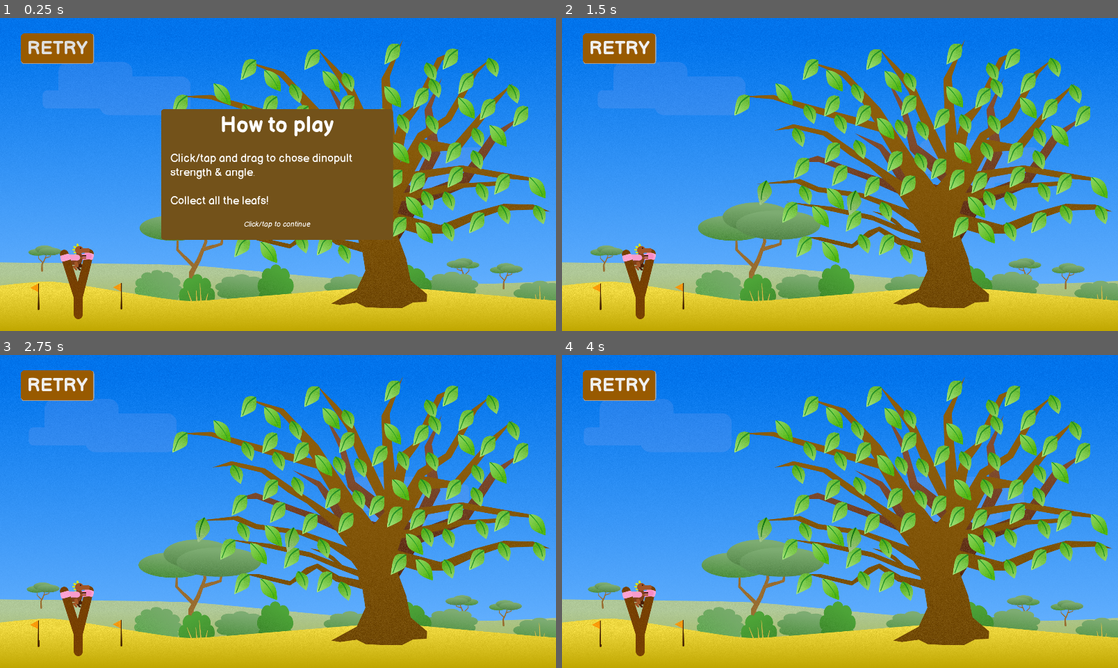
Above: before the commit, frames 1-4 (two rows, left to right).
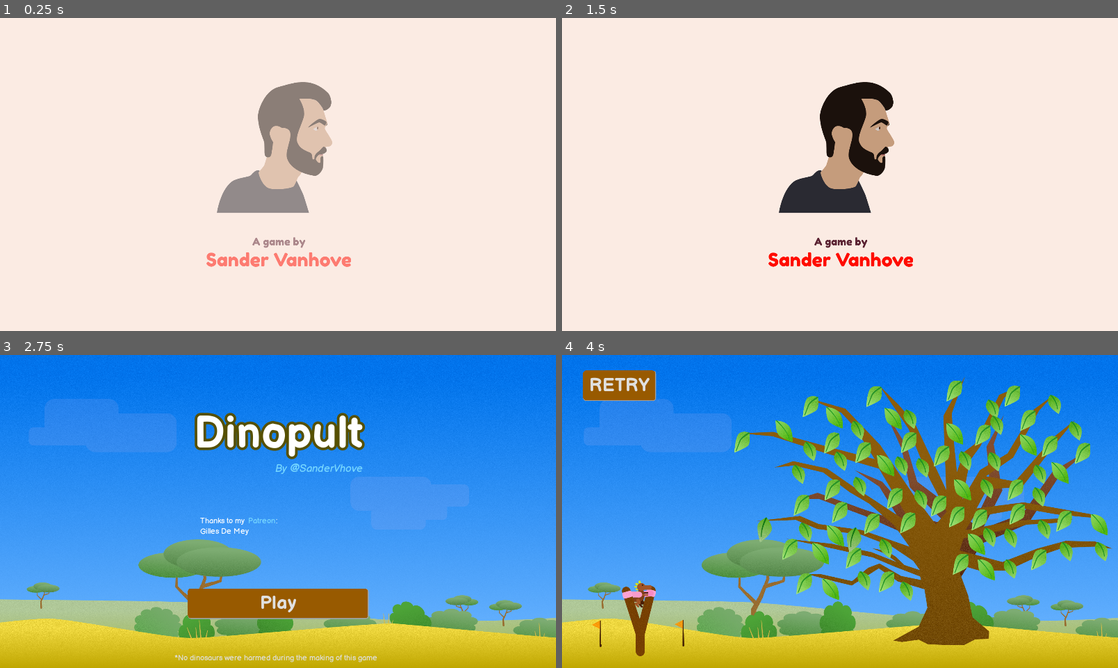
Above: after the commit, the same moments.

Repository: SanderVanhove/dinopult
Game: Godot game, scene res://Screens/Splash/Splash.tscn
The game is run twice, just before and just after one commit, with the same random seed, the same clock (stepped at 60 frames per second) and the same inputs. Before the commit the project starts from res://Screens/Level/Level.tscn.
Inputs (mouse positions are in pixels of both pictures, inside the frame that each line leads up to):
- Up to frame 1 (0.25 s): no input
- Up to frame 2 (1.5 s): click (617, 49) at 0.5 s, where only the run before the commit has a clickable "RETRY"; click (617, 49) at 1.25 s, where only the run before the commit has a clickable "RETRY"
- Up to frame 3 (2.75 s): click (55, 386) at 2 s, where only the run before the commit has a clickable "RETRY"
- Up to frame 4 (4 s): click "RETRY" (after the commit: "Play") at 2.75 s; click "RETRY" at 3.5 s

The runs differ from the first frame. In frame 1, 100% of the frame differs, in the area x 0-100%, y 0-100%; in frame 2, 100%; in frame 3, 27%; in frame 4, less than 0.1%.

Commit message:
Add splash and menu screens

Diff:
--- a/src/Screens/Level/Level.tscn
+++ b/src/Screens/Level/Level.tscn
@@ -459,7 +459,7 @@
 title = "Going again"
 text = "Make sure you get back to the catapult before you stop moving.
 
-If you get stuck, just use the reset button."
+If you get stuck, just use the RETRY button."
 
 [connection signal="fired" from="Catapult" to="." method="_on_Catapult_fired"]
 [connection signal="pressed" from="UI/Button" to="." method="_on_Button_pressed"]
--- /dev/null
+++ b/src/Screens/Menu/Menu.gd
@@ -0,0 +1,23 @@
+extends Node2D
+
+
+func _ready():
+	pass
+
+
+func _on_Label_gui_input(event):
+	if not event as InputEventMouseButton or event.pressed:
+		return
+
+	OS.shell_open("https://twitter.com/SanderVhove")
+
+
+func _on_Button_pressed():
+	get_tree().change_scene("res://Screens/Level/Level.tscn")
+
+
+func _on_Label2_gui_input(event):
+	if not event as InputEventMouseButton or event.pressed:
+		return
+
+	OS.shell_open("https://www.patreon.com/sandervanhove")
--- /dev/null
+++ b/src/Screens/Menu/Menu.tscn
@@ -0,0 +1,240 @@
+[gd_scene load_steps=23 format=2]
+
+[ext_resource path="res://Shaders/wind.gdshader" type="Shader" id=1]
+[ext_resource path="res://Things/UI/BalsamiqSans-Bold.ttf" type="DynamicFontData" id=2]
+[ext_resource path="res://Things/UI/BalsamiqSans-Italic.ttf" type="DynamicFontData" id=3]
+[ext_resource path="res://Screens/Level/foreground_bushes.png" type="Texture" id=4]
+[ext_resource path="res://Screens/Level/distant_ground.png" type="Texture" id=5]
+[ext_resource path="res://Screens/Level/background_bush.png" type="Texture" id=6]
+[ext_resource path="res://Screens/Level/grass.png" type="Texture" id=7]
+[ext_resource path="res://Screens/Level/background.png" type="Texture" id=8]
+[ext_resource path="res://Screens/Level/clouds.png" type="Texture" id=9]
+[ext_resource path="res://Screens/Level/ground.png" type="Texture" id=10]
+[ext_resource path="res://Screens/Menu/Menu.gd" type="Script" id=11]
+[ext_resource path="res://Things/UI/button_normal.tres" type="StyleBox" id=12]
+[ext_resource path="res://Things/UI/button_hover.tres" type="StyleBox" id=13]
+[ext_resource path="res://Things/UI/credits_font.tres" type="DynamicFont" id=14]
+
+[sub_resource type="Shader" id=1]
+code = "shader_type canvas_item;
+
+
+uniform float speed;
+
+
+void fragment () {
+	COLOR = texture(TEXTURE, vec2(UV.x + TIME * speed, UV.y));
+}"
+
+[sub_resource type="ShaderMaterial" id=2]
+shader = SubResource( 1 )
+shader_param/speed = 0.01
+
+[sub_resource type="ShaderMaterial" id=3]
+shader = ExtResource( 1 )
+shader_param/speed = 1.0
+shader_param/minStrength = 0.038
+shader_param/maxStrength = 0.057
+shader_param/strengthScale = 100.0
+shader_param/interval = 6.0
+shader_param/detail = 1.0
+shader_param/distortion = null
+shader_param/heightOffset = null
+shader_param/offset = 0.0
+
+[sub_resource type="ShaderMaterial" id=4]
+shader = ExtResource( 1 )
+shader_param/speed = 1.0
+shader_param/minStrength = 0.028
+shader_param/maxStrength = 0.191
+shader_param/strengthScale = 100.0
+shader_param/interval = 4.0
+shader_param/detail = 2.0
+shader_param/distortion = 1.0
+shader_param/heightOffset = 0.233
+shader_param/offset = 3.0
+
+[sub_resource type="ShaderMaterial" id=5]
+shader = ExtResource( 1 )
+shader_param/speed = 1.0
+shader_param/minStrength = 0.131
+shader_param/maxStrength = 0.3
+shader_param/strengthScale = 100.0
+shader_param/interval = 3.0
+shader_param/detail = 3.0
+shader_param/distortion = 1.0
+shader_param/heightOffset = 0.791
+shader_param/offset = 0.0
+
+[sub_resource type="DynamicFont" id=9]
+size = 155
+outline_size = 9
+outline_color = Color( 0.337255, 0.313726, 0, 1 )
+font_data = ExtResource( 2 )
+
+[sub_resource type="DynamicFont" id=10]
+size = 36
+outline_color = Color( 0.0235294, 0.0745098, 0.568627, 1 )
+font_data = ExtResource( 3 )
+
+[sub_resource type="DynamicFont" id=8]
+size = 65
+font_data = ExtResource( 2 )
+
+[node name="Menu" type="Node2D"]
+script = ExtResource( 11 )
+
+[node name="Environment" type="Node2D" parent="."]
+
+[node name="background" type="Sprite" parent="Environment"]
+texture = ExtResource( 8 )
+centered = false
+
+[node name="distant_ground" type="Sprite" parent="Environment"]
+position = Vector2( 1017.33, 1014.77 )
+texture = ExtResource( 5 )
+
+[node name="clouds" type="Sprite" parent="Environment"]
+material = SubResource( 2 )
+texture = ExtResource( 9 )
+centered = false
+
+[node name="background_bush" type="Sprite" parent="Environment"]
+material = SubResource( 3 )
+position = Vector2( 948.64, 860.723 )
+texture = ExtResource( 6 )
+
+[node name="foreground_bushes" type="Sprite" parent="Environment"]
+material = SubResource( 4 )
+position = Vector2( 1208.96, 842.245 )
+texture = ExtResource( 4 )
+
+[node name="grass" type="Sprite" parent="Environment"]
+material = SubResource( 5 )
+position = Vector2( 1263.03, 936.432 )
+texture = ExtResource( 7 )
+
+[node name="ground" type="Sprite" parent="Environment"]
+position = Vector2( 949.516, 1063.48 )
+texture = ExtResource( 10 )
+
+[node name="Control" type="Control" parent="."]
+margin_right = 1922.0
+margin_bottom = 1082.0
+__meta__ = {
+"_edit_use_anchors_": false
+}
+
+[node name="CenterContainer" type="CenterContainer" parent="Control"]
+anchor_right = 1.0
+anchor_bottom = 1.0
+__meta__ = {
+"_edit_use_anchors_": false
+}
+
+[node name="VBoxContainer" type="VBoxContainer" parent="Control/CenterContainer"]
+margin_left = 667.0
+margin_top = 183.0
+margin_right = 1254.0
+margin_bottom = 898.0
+custom_constants/separation = 400
+
+[node name="VBoxContainer" type="VBoxContainer" parent="Control/CenterContainer/VBoxContainer"]
+margin_right = 587.0
+margin_bottom = 233.0
+custom_constants/separation = 2
+
+[node name="Title" type="Label" parent="Control/CenterContainer/VBoxContainer/VBoxContainer"]
+margin_right = 587.0
+margin_bottom = 187.0
+custom_fonts/font = SubResource( 9 )
+text = "Dinopult"
+
+[node name="Label" type="Label" parent="Control/CenterContainer/VBoxContainer/VBoxContainer"]
+margin_top = 189.0
+margin_right = 587.0
+margin_bottom = 233.0
+mouse_filter = 0
+mouse_default_cursor_shape = 2
+custom_fonts/font = SubResource( 10 )
+custom_colors/font_color = Color( 0.470588, 0.85098, 1, 1 )
+text = "By @SanderVhove"
+align = 2
+
+[node name="Button" type="Button" parent="Control/CenterContainer/VBoxContainer"]
+margin_top = 633.0
+margin_right = 587.0
+margin_bottom = 715.0
+mouse_default_cursor_shape = 2
+custom_styles/hover = ExtResource( 13 )
+custom_styles/pressed = ExtResource( 12 )
+custom_styles/focus = ExtResource( 12 )
+custom_styles/disabled = ExtResource( 12 )
+custom_styles/normal = ExtResource( 12 )
+custom_fonts/font = SubResource( 8 )
+text = "Play"
+__meta__ = {
+"_edit_use_anchors_": false
+}
+
+[node name="Label" type="Label" parent="Control"]
+margin_left = 601.641
+margin_top = 1029.43
+margin_right = 1319.64
+margin_bottom = 1063.43
+custom_fonts/font = ExtResource( 14 )
+custom_colors/font_color = Color( 0.87451, 0.87451, 0.87451, 1 )
+text = "*No dinosaurs were harmed during the making of this game"
+__meta__ = {
+"_edit_use_anchors_": false
+}
+
+[node name="VBoxContainer" type="VBoxContainer" parent="Control"]
+margin_left = 690.916
+margin_top = 556.886
+margin_right = 1161.92
+margin_bottom = 628.886
+__meta__ = {
+"_edit_use_anchors_": false
+}
+
+[node name="HBoxContainer" type="HBoxContainer" parent="Control/VBoxContainer"]
+margin_right = 471.0
+margin_bottom = 34.0
+
+[node name="Label" type="Label" parent="Control/VBoxContainer/HBoxContainer"]
+margin_right = 165.0
+margin_bottom = 34.0
+custom_fonts/font = ExtResource( 14 )
+text = "Thanks to my "
+
+[node name="Label2" type="Label" parent="Control/VBoxContainer/HBoxContainer"]
+margin_left = 169.0
+margin_right = 265.0
+margin_bottom = 34.0
+mouse_filter = 0
+mouse_default_cursor_shape = 2
+custom_fonts/font = ExtResource( 14 )
+custom_colors/font_color = Color( 0.470588, 0.85098, 1, 1 )
+text = "Patreon"
+
+[node name="Label3" type="Label" parent="Control/VBoxContainer/HBoxContainer"]
+margin_left = 269.0
+margin_right = 274.0
+margin_bottom = 34.0
+custom_fonts/font = ExtResource( 14 )
+text = ":"
+
+[node name="Label2" type="Label" parent="Control/VBoxContainer"]
+margin_top = 38.0
+margin_right = 471.0
+margin_bottom = 72.0
+custom_fonts/font = ExtResource( 14 )
+text = "Gilles De Mey"
+__meta__ = {
+"_edit_use_anchors_": false
+}
+
+[connection signal="gui_input" from="Control/CenterContainer/VBoxContainer/VBoxContainer/Label" to="." method="_on_Label_gui_input"]
+[connection signal="pressed" from="Control/CenterContainer/VBoxContainer/Button" to="." method="_on_Button_pressed"]
+[connection signal="gui_input" from="Control/VBoxContainer/HBoxContainer/Label2" to="." method="_on_Label2_gui_input"]
--- /dev/null
+++ b/src/Screens/Splash/Splash.gd
@@ -0,0 +1,14 @@
+extends Node2D
+
+
+onready var logo: TextureRect = $Control/CenterContainer/TextureRect
+onready var tween: Tween = $Tween
+
+
+func _ready():
+	tween.interpolate_property(logo, "modulate:a", 0, 1, .5, Tween.TRANS_SINE, Tween.EASE_OUT_IN)
+	tween.interpolate_property(logo, "modulate:a", 1, 0, .5, Tween.TRANS_SINE, Tween.EASE_OUT_IN, 1.5)
+	tween.start()
+
+	yield(tween, "tween_all_completed")
+	get_tree().change_scene("res://Screens/Menu/Menu.tscn")
--- /dev/null
+++ b/src/Screens/Splash/Splash.tscn
@@ -0,0 +1,32 @@
+[gd_scene load_steps=3 format=2]
+
+[ext_resource path="res://Screens/Splash/Splash.gd" type="Script" id=1]
+[ext_resource path="res://Screens/Splash/splash_screen.png" type="Texture" id=2]
+
+[node name="Splash" type="Node2D"]
+script = ExtResource( 1 )
+
+[node name="Control" type="Control" parent="."]
+margin_right = 1927.0
+margin_bottom = 1079.0
+__meta__ = {
+"_edit_use_anchors_": false
+}
+
+[node name="ColorRect" type="ColorRect" parent="Control"]
+anchor_right = 1.0
+anchor_bottom = 1.0
+color = Color( 0.984314, 0.921569, 0.890196, 1 )
+
+[node name="CenterContainer" type="CenterContainer" parent="Control"]
+anchor_right = 1.0
+anchor_bottom = 1.0
+
+[node name="TextureRect" type="TextureRect" parent="Control/CenterContainer"]
+margin_left = 713.0
+margin_top = 221.0
+margin_right = 1213.0
+margin_bottom = 858.0
+texture = ExtResource( 2 )
+
+[node name="Tween" type="Tween" parent="."]
--- a/src/Things/Leaf/Leaf.tscn
+++ b/src/Things/Leaf/Leaf.tscn
@@ -39,7 +39,7 @@
 
 [node name="CPUParticles2D2" type="CPUParticles2D" parent="."]
 emitting = false
-amount = 50
+amount = 20
 lifetime = 0.2
 one_shot = true
 explosiveness = 0.9
@@ -55,7 +55,7 @@
 
 [node name="CPUParticles2D" type="CPUParticles2D" parent="."]
 emitting = false
-amount = 50
+amount = 20
 lifetime = 0.5
 one_shot = true
 explosiveness = 0.98
--- a/src/Things/UI/Tutorial.tscn
+++ b/src/Things/UI/Tutorial.tscn
@@ -11,6 +11,9 @@
 corner_radius_top_right = 10
 corner_radius_bottom_right = 10
 corner_radius_bottom_left = 10
+shadow_color = Color( 0, 0, 0, 0.611765 )
+shadow_size = 8
+shadow_offset = Vector2( 5, 5 )
 
 [sub_resource type="DynamicFont" id=2]
 size = 76
@@ -50,7 +53,7 @@
 margin_top = 315.0
 margin_right = 1357.0
 margin_bottom = 765.0
-rect_min_size = Vector2( 800, 450 )
+rect_min_size = Vector2( 800, 0 )
 mouse_filter = 1
 mouse_default_cursor_shape = 2
 custom_styles/panel = SubResource( 1 )
@@ -61,14 +64,15 @@
 mouse_filter = 1
 mouse_default_cursor_shape = 2
 custom_constants/margin_right = 30
-custom_constants/margin_top = 12
+custom_constants/margin_top = 16
 custom_constants/margin_left = 30
+custom_constants/margin_bottom = 24
 
 [node name="VBoxContainer" type="VBoxContainer" parent="CenterContainer/PanelContainer/MarginContainer"]
 margin_left = 30.0
-margin_top = 12.0
+margin_top = 16.0
 margin_right = 770.0
-margin_bottom = 450.0
+margin_bottom = 426.0
 mouse_default_cursor_shape = 2
 custom_constants/separation = 43
 
@@ -78,7 +82,6 @@
 mouse_filter = 1
 mouse_default_cursor_shape = 2
 custom_fonts/font = SubResource( 2 )
-text = "How to play"
 align = 1
 
 [node name="RichTextLabel" type="RichTextLabel" parent="CenterContainer/PanelContainer/MarginContainer/VBoxContainer"]
@@ -88,9 +91,6 @@
 mouse_filter = 1
 mouse_default_cursor_shape = 2
 custom_fonts/normal_font = SubResource( 3 )
-text = "Click/tap and drag to chose dinopult strength & angle.
-
-Collect all the leafs!"
 fit_content_height = true
 
 [node name="Label2" type="Label" parent="CenterContainer/PanelContainer/MarginContainer/VBoxContainer"]
--- /dev/null
+++ b/src/Things/UI/credits_font.tres
@@ -0,0 +1,7 @@
+[gd_resource type="DynamicFont" load_steps=2 format=2]
+
+[ext_resource path="res://Things/UI/BalsamiqSans-Regular.ttf" type="DynamicFontData" id=1]
+
+[resource]
+size = 27
+font_data = ExtResource( 1 )
--- a/src/project.godot
+++ b/src/project.godot
@@ -39,7 +39,10 @@
 [application]
 
 config/name="Dinopult"
-run/main_scene="res://Screens/Level/Level.tscn"
+run/main_scene="res://Screens/Splash/Splash.tscn"
+boot_splash/image="res://Screens/Splash/splash_screen.png"
+boot_splash/fullsize=false
+boot_splash/bg_color=Color( 0.984314, 0.921569, 0.890196, 1 )
 config/icon="res://icon.png"
 
 [display]
Binary file added: src/Screens/Splash/splash_screen.png
Not shown, added: src/Screens/Splash/splash_screen.png.import
Binary file changed: src/icon.png
Not shown, changed: art/mock.afdesign
